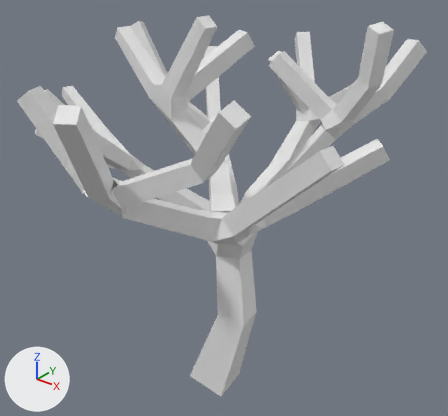
Two versions of the FBX model blender filer/finished tree.fbx, one commit apart.
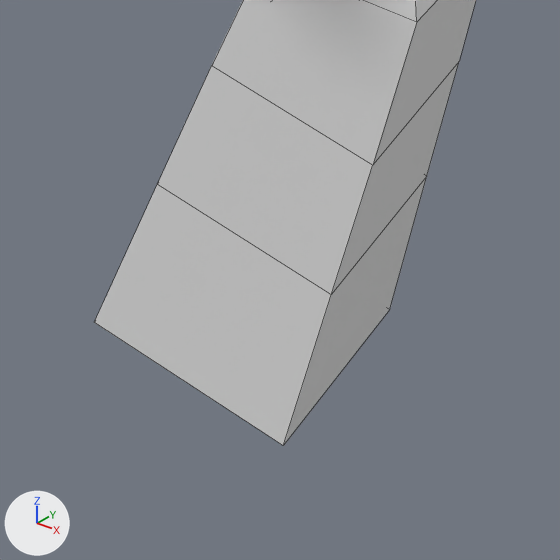
Old and new are each drawn whole from a camera (50 mm lens) standing at (5.6, -7.72, 8.12) and looking at (-0.31, -0.34, 3.54) and again close up on the part from 39% to 60% of the width and 77% to 100% of the height. Arrows for +X, +Y and +Z are at lower left; the lights stay in place. The close-ups show mesh edges as thin lines. Vertices at the same position are counted once.
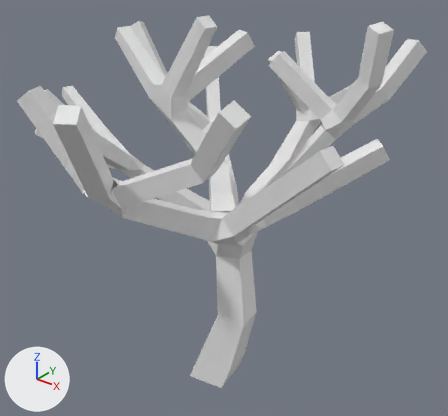
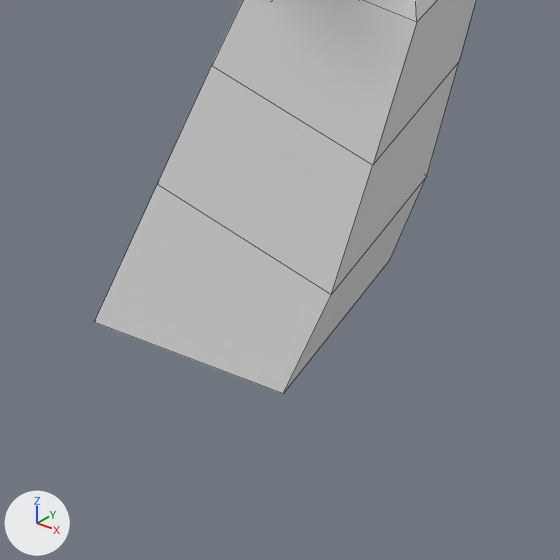
Where the newer file only moved an object's origin or applied its transform, the numbers keep the older frame.

What the commit changed:
me_cube_001 has 828 vertices, 852 faces and spans x -3.24..2.92, y -3.69..3.41, z -0.1..6.88.
me_cube_001 is used by ob_cube; location (-0.408, -0.5, 0.0).
Part 1, on me_cube_001:
Vertex 0 of me_cube_001 moves from (0.28, 0.41, -0.1) at pixel (389, 309) to (0.28, 0.41, 0.11) at pixel (390, 259).
Vertex 1 of me_cube_001 moves from (0.4, -0.29, -0.1) at pixel (283, 445) to (0.4, -0.29, 0.11) at pixel (283, 393).

Changed parts and their boxes [x1, y1, x2, y2] in the close-ups (560 x 560 px; the box of a moved part takes in the faces that stretch with it):
'Cube', reshaped: before [94, 0, 476, 446]; after [94, 0, 476, 394]
part 1 of me_cube_001, moved or reshaped: before [94, 177, 427, 446]; after [94, 178, 426, 394]
